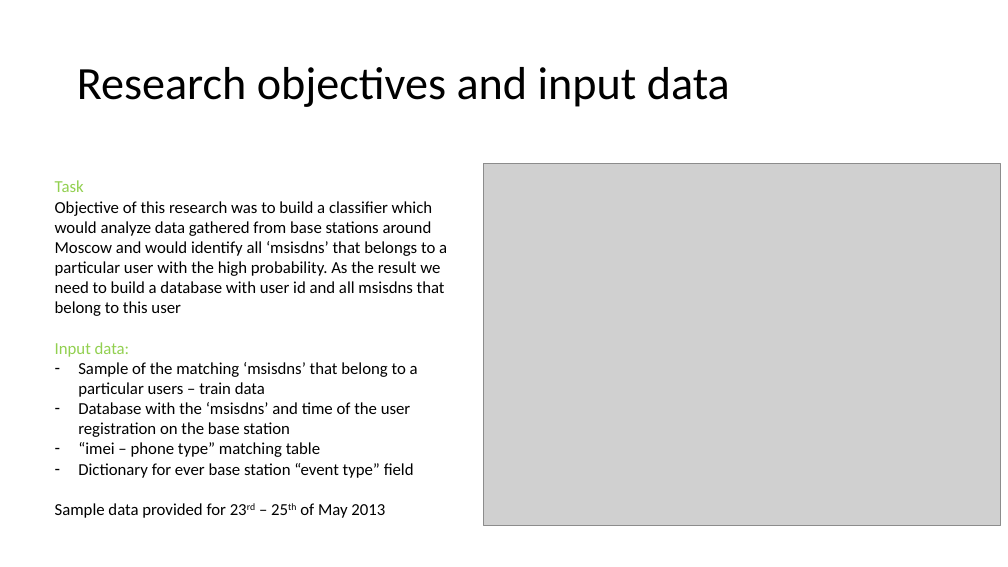
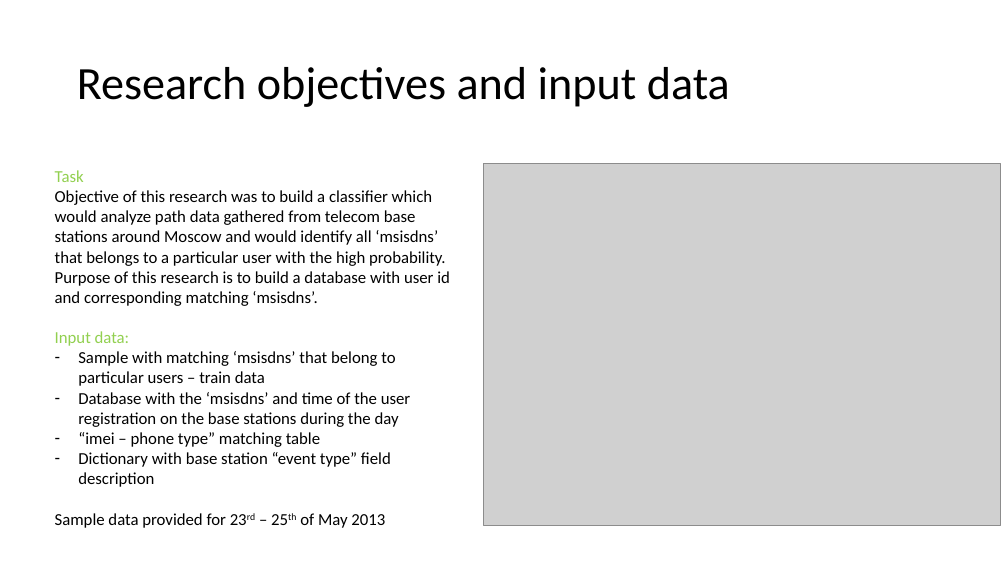
Before and after one commit to Sirorezka/Telecom_project, a slide deck: slide 2 of my_ppt.pptx. Drawn at 1008x567 pixels with LibreOffice and Linux fonts; fonts in the diff are those of the drawing; grey boxes stand for pictures. Boxes give left, top, right and bottom in pixels: in the first picture for what was removed or moved away, otherwise in the second. Text is boxed around its words. In the diff, an @@ line names an element or a change of style, - is before the commit and + after.

```diff
--- a/my_ppt.pptx
+++ b/my_ppt.pptx
@@ text "Task": place and size @@
-text "Task" at [55,180,447,518]
+text "Task" at [55,170,450,528]
@@ text at [55,190,450,306]: text changed @@
-Objective of this research was to build a classifier which would analyze data gathered from base stations around Moscow and would identify all ‘msisdns’ that belongs to a particular user with the high probability. As the result we need to build a database with user id and all msisdns that belong to this user
+Objective of this research was to build a classifier which would analyze path data gathered from telecom base stations around Moscow and would identify all ‘msisdns’ that belongs to a particular user with the high probability. Purpose of this research is to build a database with user id and corresponding matching ‘msisdns’.
@@ text at [78,351,411,427]: text changed @@
-– Sample of the matching ‘msisdns’ that belong to a particular users – train data
-– Database with the ‘msisdns’ and time of the user registration on the base station
+– Sample with matching ‘msisdns’ that belong to particular users – train data
+– Database with the ‘msisdns’ and time of the user registration on the base stations during the day
@@ text at [78,452,391,487]: text changed @@
-– Dictionary for ever base station “event type” field
+– Dictionary with base station “event type” field description
```
Also in this commit, not shown: 9 other slides changed, 2 slides added, 1 slide removed, 10 other files.
